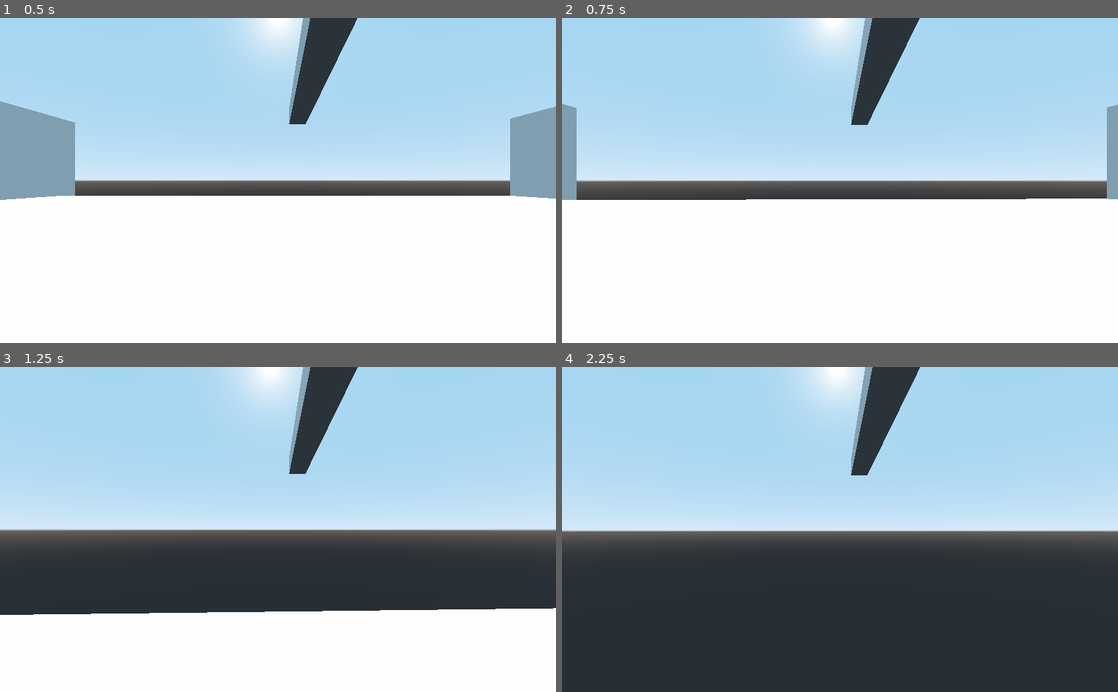
Above: before the commit, frames 1-4 (two rows, left to right).
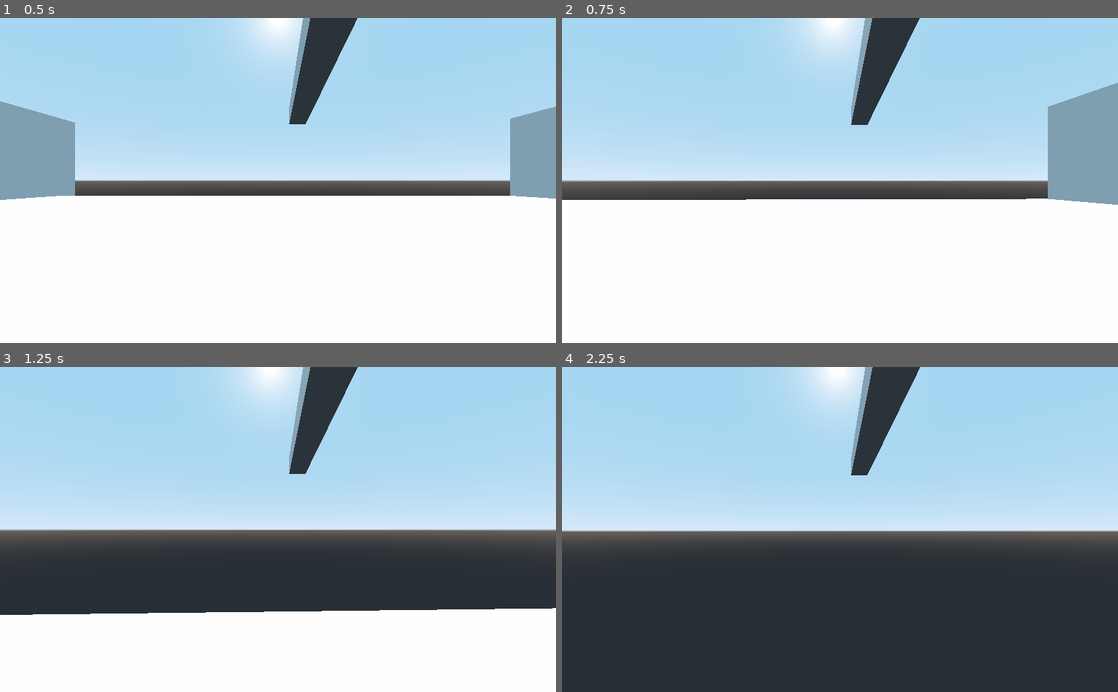
Above: after the commit, the same moments.

Repository: NickCheng0921/curveshot
Game: Godot game, scene res://Scenes/Main.tscn
Same seed, same stepped clock (60 frames per second), same inputs: the game is played once before the commit and once after it.
Inputs (mouse positions are in pixels of both pictures, inside the frame that each line leads up to):
- Up to frame 1 (0.5 s): no input
- Up to frame 2 (0.75 s): move the mouse to (867, 180) at 0.52 s; hold W (move_forward) from 0.53 s (still down); click (867, 180) at 0.6 s
- Up to frame 3 (1.25 s): keep holding W (move_forward); tap Space (jump) at 0.77 s
- Up to frame 4 (2.25 s): keep holding W (move_forward); move the mouse to (812, 529) at 1.27 s; click (812, 529) at 1.35 s; tap Space (jump) at 1.52 s; tap Enter at 2 s; move the mouse to (851, 523) at 2.02 s; click (851, 523) at 2.1 s

Frame 1 is identical in both runs. In frame 2, 4.4% of the frame differs, in the area x 0-100%, y 19-58%; in frame 3, less than 0.1%; in frame 4, less than 0.1%.

Commit message:
Added in bullet scene
 - bullet still does not go towards mouse direction, hardcoded to go (200, 0, 0)

Diff:
--- /dev/null
+++ b/3dDemo/Scenes/Bullet.gd
@@ -0,0 +1,19 @@
+extends KinematicBody
+
+var velocity := Vector3()
+export var lifespan = 1.5
+
+# Called when the node enters the scene tree for the first time.
+func _ready():
+	var timer = Timer.new()
+	timer.set_wait_time(lifespan)
+	timer.connect("timeout", self, "kill")
+	add_child(timer)
+	timer.start()
+
+func kill():
+	self.queue_free()
+
+# Called every frame. 'delta' is the elapsed time since the previous frame.
+func _process(delta):
+	velocity = move_and_slide(velocity, Vector3.UP)
--- a/3dDemo/Scenes/Bullet.tscn
+++ b/3dDemo/Scenes/Bullet.tscn
@@ -1,16 +1,21 @@
-[gd_scene load_steps=3 format=2]
+[gd_scene load_steps=4 format=2]
 
-[sub_resource type="CylinderShape" id=1]
+[ext_resource path="res://Scenes/Bullet.gd" type="Script" id=1]
 
-[sub_resource type="CylinderMesh" id=2]
+[sub_resource type="SphereShape" id=1]
 
-[node name="Bullet" type="RigidBody"]
+[sub_resource type="SphereMesh" id=2]
+
+[node name="Bullet" type="KinematicBody"]
+collision_layer = 0
+collision_mask = 7
+script = ExtResource( 1 )
 
 [node name="CollisionShape" type="CollisionShape" parent="."]
-transform = Transform( -4.37114e-009, -0.1, 0, 0.1, -4.37114e-009, 0, 0, 0, 0.1, 0, 0, 0 )
+transform = Transform( -8.74228e-009, -0.2, 0, 0.2, -8.74228e-009, 0, 0, 0, 0.2, 0, 0, 0 )
 shape = SubResource( 1 )
 
 [node name="MeshInstance" type="MeshInstance" parent="."]
-transform = Transform( -4.37114e-009, -0.1, 0, 0.1, -4.37114e-009, 0, 0, 0, 0.1, 0, 0, 0 )
+transform = Transform( -8.74228e-009, -0.2, 0, 0.2, -8.74228e-009, 0, 0, 0, 0.2, 0, 0, 0 )
 mesh = SubResource( 2 )
 material/0 = null
--- a/3dDemo/Scenes/Player.tscn
+++ b/3dDemo/Scenes/Player.tscn
@@ -1,7 +1,6 @@
 [gd_scene load_steps=5 format=2]
 
 [ext_resource path="res://Scripts/Player.gd" type="Script" id=1]
-
 
 [sub_resource type="CylinderMesh" id=1]
 
@@ -24,6 +23,9 @@
 mesh = SubResource( 2 )
 material/0 = null
 
+[node name="barrel point" type="Position3D" parent="Pivot/MeshInstance2"]
+transform = Transform( 1, 0, 1.33227e-015, 0, 1, 0, 0, 0, 1, 1.26516, 0, 1.66893e-006 )
+
 [node name="CollisionShape" type="CollisionShape" parent="."]
 shape = SubResource( 3 )
 
--- a/3dDemo/Scripts/Player.gd
+++ b/3dDemo/Scripts/Player.gd
@@ -5,16 +5,23 @@
 # The downward acceleration when in the air, in meters per second squared.
 export var fall_acceleration = 75
 export var jump_impulse = 20
+#camera controls
 export var SENSITIVITY := 2
 export var SMOOTHNESS := 10.0
+#bullet global variables
+export var bullet_velocity = Vector3(200, 0, 0)
 
+onready var bullet = preload("res://Scenes/Bullet.tscn")
+onready var barrel_point = $"Pivot/MeshInstance2/barrel point"
+onready var player = $"."
 onready var camera = $Camera
-#onready var Pivot = $Pivot
+#Camera variables
 var camera_input : Vector2
 var rotation_velocity : Vector2
 var y_rotation = 0
 
 var velocity = Vector3.ZERO
+
 
 # Called when the node enters the scene tree for the first time.
 func _ready():
@@ -31,10 +38,11 @@
 var global_y_degree := 0.0
 func _physics_process(delta):
 	#debugging to print every ~sec
-	if(i >= 40):
+	if(i >= 60):
 		i = 0
 	else:
 		i += 1
+
 	# We create a local variable to store the input direction.
 	var direction = Vector3.ZERO
 	global_y_degree = (global_transform.basis.get_euler()[1])
@@ -51,7 +59,11 @@
 	if Input.is_action_pressed("move_forward"):
 		direction.z -= 1
 	if Input.is_action_just_pressed("Shoot"):
-		print("Shot")
+		var bullet_instance = bullet.instance()
+		bullet_instance.velocity = bullet_velocity
+		get_tree().get_root().add_child(bullet_instance)
+		bullet_instance.global_transform.origin = barrel_point.global_transform.origin
+
 
 	if direction != Vector3.ZERO:
 		direction = direction.normalized()
--- a/3dDemo/project.godot
+++ b/3dDemo/project.godot
@@ -46,6 +46,11 @@
 "events": [ Object(InputEventKey,"resource_local_to_scene":false,"resource_name":"","device":0,"alt":false,"shift":false,"control":false,"meta":false,"command":false,"pressed":false,"scancode":32,"unicode":0,"echo":false,"script":null)
  ]
 }
+Shoot={
+"deadzone": 0.5,
+"events": [ Object(InputEventMouseButton,"resource_local_to_scene":false,"resource_name":"","device":0,"alt":false,"shift":false,"control":false,"meta":false,"command":false,"button_mask":0,"position":Vector2( 0, 0 ),"global_position":Vector2( 0, 0 ),"factor":1.0,"button_index":1,"pressed":false,"doubleclick":false,"script":null)
+ ]
+}
 
 [layer_names]
 
